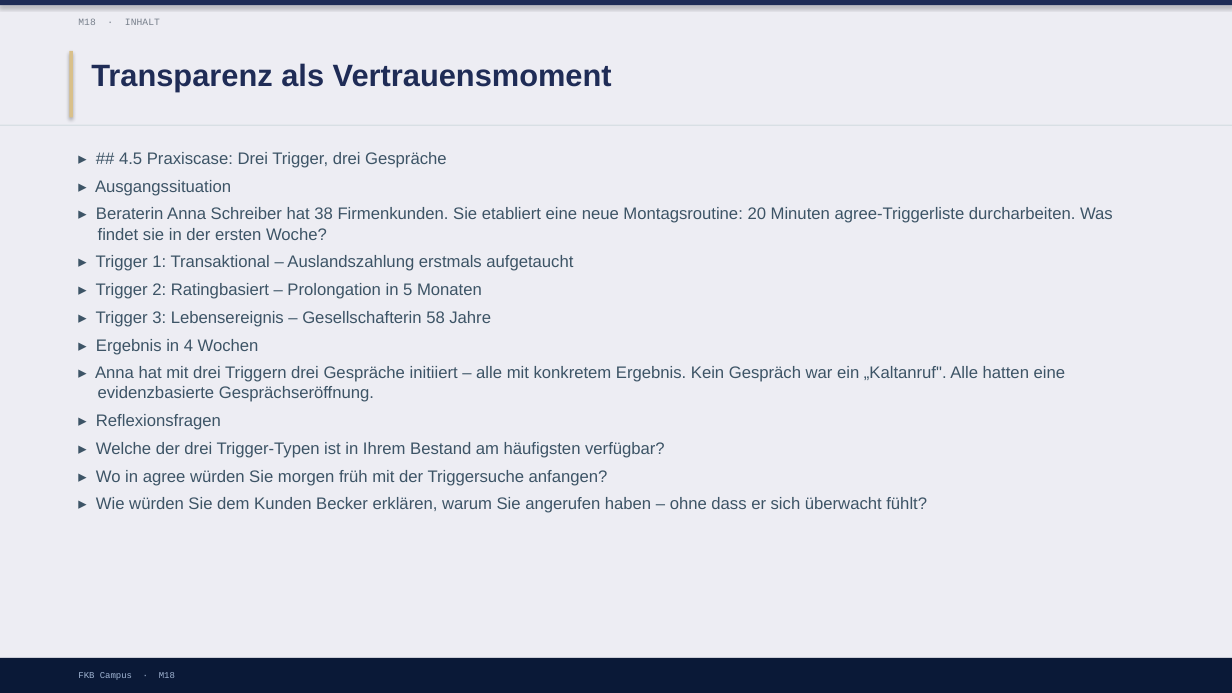
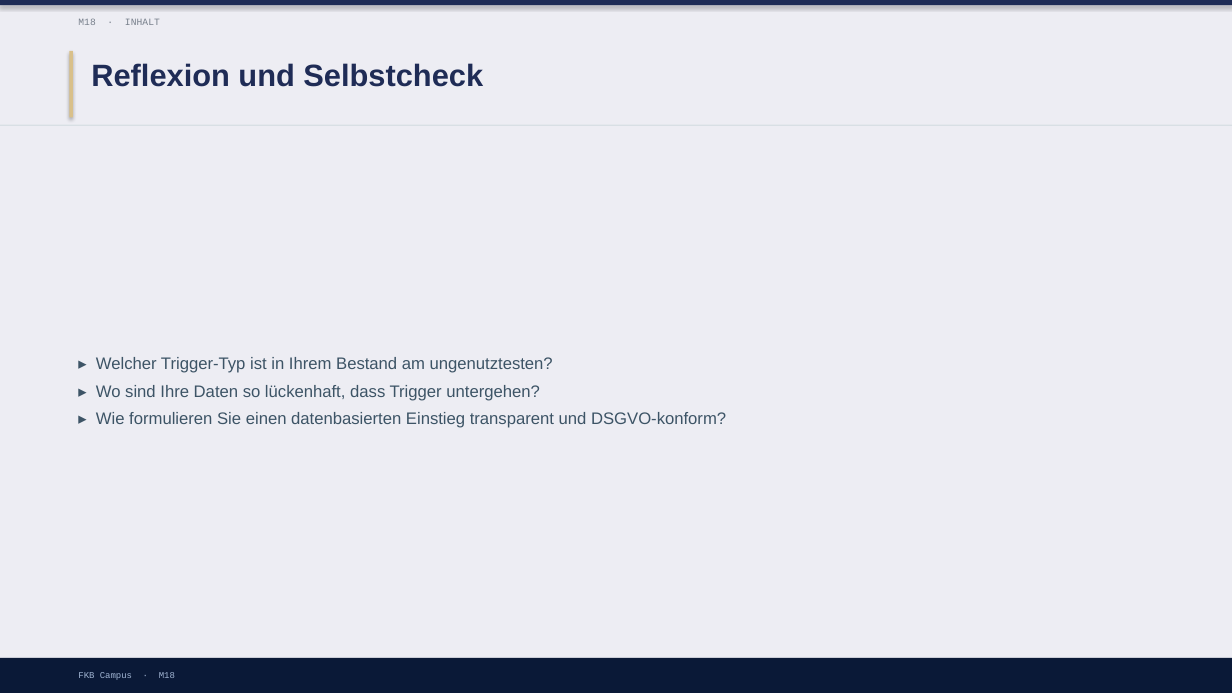
Before and after one commit to ck5rqc47pr-byte/firmenkundenakademie-online, a slide deck: slide 13 of protected-downloads/praesentation/M18.pptx (slide 11 before the commit). Drawn at 1232x693 pixels with LibreOffice and Linux fonts; fonts in the diff are those of the drawing. Boxes give left, top, right and bottom in pixels: in the first picture for what was removed or moved away, otherwise in the second. Text is boxed around its words. In the diff, an @@ line names an element or a change of style, - is before the commit and + after.

```diff
--- a/protected-downloads/praesentation/M18.pptx
+++ b/protected-downloads/praesentation/M18.pptx
@@ text at <box>91,63,483,87</box>: text changed @@
-Transparenz als Vertrauensmoment
+Reflexion und Selbstcheck
@@ text "▸ Welcher Trigger-Typ ist in ..." at <box>96,357,726,428</box>: vertical alignment top to middle @@
@@ text at <box>96,357,726,428</box>: text changed @@
-▸ ## 4.5 Praxiscase: Drei Trigger, drei Gespräche
-▸ Ausgangssituation
-▸ Beraterin Anna Schreiber hat 38 Firmenkunden. Sie etabliert eine neue Montagsroutine: 20 Minuten agree-Triggerliste durcharbeiten. Was findet sie in der ersten Woche?
-▸ Trigger 1: Transaktional – Auslandszahlung erstmals aufgetaucht
-▸ Trigger 2: Ratingbasiert – Prolongation in 5 Monaten
-▸ Trigger 3: Lebensereignis – Gesellschafterin 58 Jahre
-▸ Ergebnis in 4 Wochen
-▸ Anna hat mit drei Triggern drei Gespräche initiiert – alle mit konkretem Ergebnis. Kein Gespräch war ein „Kaltanruf". Alle hatten eine evidenzbasierte Gesprächseröffnung.
-▸ Reflexionsfragen
-▸ Welche der drei Trigger-Typen ist in Ihrem Bestand am häufigsten verfügbar?
-▸ Wo in agree würden Sie morgen früh mit der Triggersuche anfangen?
-▸ Wie würden Sie dem Kunden Becker erklären, warum Sie angerufen haben – ohne dass er sich überwacht fühlt?
+▸ Welcher Trigger-Typ ist in Ihrem Bestand am ungenutztesten?
+▸ Wo sind Ihre Daten so lückenhaft, dass Trigger untergehen?
+▸ Wie formulieren Sie einen datenbasierten Einstieg transparent und DSGVO-konform?
```
Also in this commit, not shown: 3 other slides changed, 4 slides added, 5 slides removed, 1 other file.
